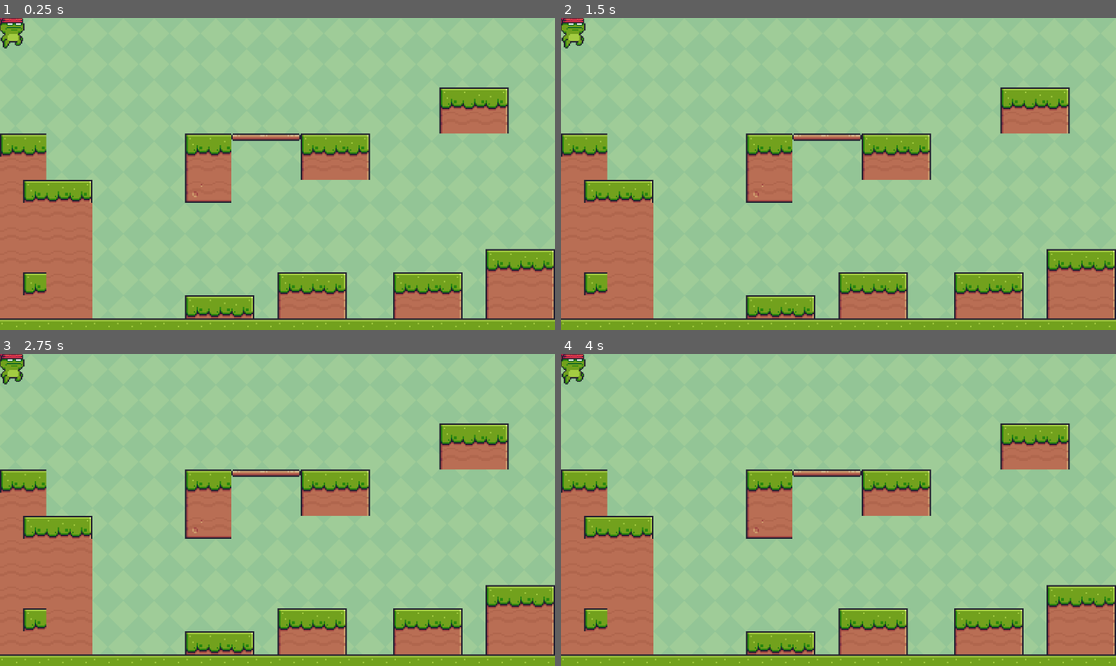
Above: before the commit, frames 1-4 (two rows, left to right).
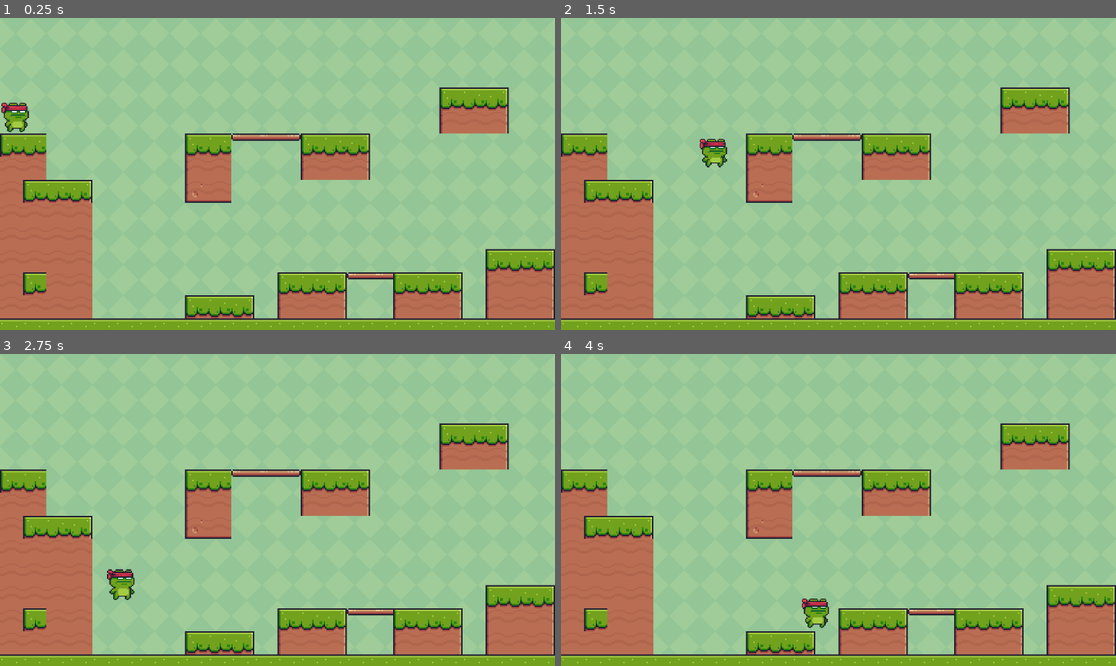
Above: after the commit, the same moments.

Repository: aatansen/2D-Game-Using-Godot-4-Game-Engine
Game: Godot game, scene res://main.tscn
Same seed, same stepped clock (60 frames per second), same inputs: the game is played once before the commit and once after it. Before the commit the project has no main scene; this scene is started directly in both runs.
Inputs:
- Up to frame 1 (0.25 s): no input
- Up to frame 2 (1.5 s): tap Enter (ui_accept) at 0.5, 0.6, 0.77, 1.07, 1.35 s; hold Right (ui_right) from 0.53 s (still down)
- Up to frame 3 (2.75 s): tap Enter (ui_accept) at 1.52, 1.82, 2.1 s; release Right (ui_right) at 2.03 s; hold Left (ui_left) from 2.03 s (still down)
- Up to frame 4 (4 s): release Left (ui_left) at 2.78 s; hold Right (ui_right) from 2.78 s (still down); tap Enter (ui_accept) at 2.85, 3.02, 3.32, 3.6, 3.77 s

The runs differ from the first frame. In frame 1, 0.9% of the frame differs, in the area x 0-71%, y 0-84%; in frame 2, 0.9%; in frame 3, 0.9%; in frame 4, 0.9%.

Commit message:
Character Movement, Collision, Animation added

Diff:
--- a/main.tscn
+++ b/main.tscn
@@ -1,8 +1,8 @@
-[gd_scene load_steps=7 format=4 uid="uid://cl5jn6l5j3sm7"]
+[gd_scene load_steps=6 format=4 uid="uid://cl5jn6l5j3sm7"]
 
 [ext_resource type="Texture2D" uid="uid://cic5wq368pxth" path="res://Green.png" id="1_fvlc5"]
 [ext_resource type="Texture2D" uid="uid://bo5g4mdth4r4n" path="res://Terrain (16x16).png" id="2_4lyny"]
-[ext_resource type="Texture2D" uid="uid://dfphvc0iugly2" path="res://Jump (32x32).png" id="3_q4jl5"]
+[ext_resource type="PackedScene" uid="uid://cyj6xh3uonqyg" path="res://scenes/main_character.tscn" id="3_8gmof"]
 
 [sub_resource type="TileSetAtlasSource" id="TileSetAtlasSource_yik4t"]
 texture = ExtResource("2_4lyny")
@@ -12,10 +12,15 @@
 3:0/0 = 0
 4:0/0 = 0
 6:0/0 = 0
+6:0/0/physics_layer_0/polygon_0/points = PackedVector2Array(-8, -8, 8, -8, 8, 8, -8, 8)
 7:0/0 = 0
+7:0/0/physics_layer_0/polygon_0/points = PackedVector2Array(-8, -8, 8, -8, 8, 8, -8, 8)
 8:0/0 = 0
+8:0/0/physics_layer_0/polygon_0/points = PackedVector2Array(-8, -8, 8, -8, 8, 8, -8, 8)
 9:0/0 = 0
+9:0/0/physics_layer_0/polygon_0/points = PackedVector2Array(-8, -8, 8, -8, 8, 8, -8, 8)
 10:0/0 = 0
+10:0/0/physics_layer_0/polygon_0/points = PackedVector2Array(-8, -8, 8, -8, 8, 8, -8, 8)
 12:0/0 = 0
 13:0/0 = 0
 14:0/0 = 0
@@ -29,23 +34,34 @@
 3:1/0 = 0
 4:1/0 = 0
 6:1/0 = 0
+6:1/0/physics_layer_0/polygon_0/points = PackedVector2Array(-8, -8, 8, -8, 8, 8, -8, 8)
 7:1/0 = 0
+7:1/0/physics_layer_0/polygon_0/points = PackedVector2Array(-8, -8, 8, -8, 8, 8, -8, 8)
 8:1/0 = 0
+8:1/0/physics_layer_0/polygon_0/points = PackedVector2Array(-8, -8, 8, -8, 8, 8, -8, 8)
 9:1/0 = 0
+9:1/0/physics_layer_0/polygon_0/points = PackedVector2Array(-8, -8, 8, -8, 8, 8, -8, 8)
 10:1/0 = 0
+10:1/0/physics_layer_0/polygon_0/points = PackedVector2Array(-8, -8, 8, -8, 8, 8, -8, 8)
 12:1/0 = 0
 13:1/0 = 0
 14:1/0 = 0
 15:1/0 = 0
 17:1/0 = 0
+17:1/0/physics_layer_0/polygon_0/points = PackedVector2Array(-8, -8, 8, -8, 8, 8, -8, 8)
 18:1/0 = 0
+18:1/0/physics_layer_0/polygon_0/points = PackedVector2Array(-8, -8, 8, -8, 8, 8, -8, 8)
 19:1/0 = 0
+19:1/0/physics_layer_0/polygon_0/points = PackedVector2Array(-8, -8, 8, -8, 8, 8, -8, 8)
 0:2/0 = 0
 1:2/0 = 0
 2:2/0 = 0
 6:2/0 = 0
+6:2/0/physics_layer_0/polygon_0/points = PackedVector2Array(-8, -8, 8, -8, 8, 8, -8, 8)
 7:2/0 = 0
+7:2/0/physics_layer_0/polygon_0/points = PackedVector2Array(-8, -8, 8, -8, 8, 8, -8, 8)
 8:2/0 = 0
+8:2/0/physics_layer_0/polygon_0/points = PackedVector2Array(-8, -8, 8, -8, 8, 8, -8, 8)
 13:2/0 = 0
 14:2/0 = 0
 15:2/0 = 0
@@ -152,10 +168,8 @@
 20:10/0 = 0
 
 [sub_resource type="TileSet" id="TileSet_vm2yk"]
+physics_layer_0/collision_layer = 1
 sources/1 = SubResource("TileSetAtlasSource_yik4t")
-
-[sub_resource type="RectangleShape2D" id="RectangleShape2D_s2b3l"]
-size = Vector2(57, 69)
 
 [node name="Node" type="Node"]
 
@@ -172,17 +186,8 @@
 [node name="TileMapLayer" type="TileMapLayer" parent="."]
 texture_filter = 1
 scale = Vector2(3, 3)
-tile_map_data = PackedByteArray("AAAAAA0AAQAHAAAAAAABAAsAAQA …(2352 unchanged characters)… GAAEAAAAYAAsAAQAGAAEAAAAYAAwAAQAGAAEAAAA=")
+tile_map_data = PackedByteArray("AAAAAA0AAQAHAAAAAAABAAsAAQA …(2352 unchanged characters)… GAAEAAAAYAAsAAQAGAAEAAAAYAAwAAQAGAAEAAAAPAAsAAQARAAEAAAAQAAsAAQASAAEAAAA=")
 tile_set = SubResource("TileSet_vm2yk")
 
-[node name="CharacterBody2D" type="CharacterBody2D" parent="."]
-
-[node name="Sprite2D" type="Sprite2D" parent="CharacterBody2D"]
-texture_filter = 1
-position = Vector2(23.5, 23.5)
-scale = Vector2(2.46875, 2.46875)
-texture = ExtResource("3_q4jl5")
-
-[node name="CollisionShape2D" type="CollisionShape2D" parent="CharacterBody2D"]
-position = Vector2(22.5, 28.5)
-shape = SubResource("RectangleShape2D_s2b3l")
+[node name="CharacterBody2D" parent="." instance=ExtResource("3_8gmof")]
+position = Vector2(9, 179)
--- a/project.godot
+++ b/project.godot
@@ -11,6 +11,7 @@
 [application]
 
 config/name="First 2D Game"
+run/main_scene="res://main.tscn"
 config/features=PackedStringArray("4.3", "Mobile")
 config/icon="res://icon.svg"
 
--- /dev/null
+++ b/scenes/main_character.gd
@@ -0,0 +1,25 @@
+extends CharacterBody2D
+
+
+const SPEED = 300.0
+const JUMP_VELOCITY = -400.0
+
+
+func _physics_process(delta: float) -> void:
+	# Add the gravity.
+	if not is_on_floor():
+		velocity += get_gravity() * delta
+
+	# Handle jump.
+	if Input.is_action_just_pressed("ui_accept") and is_on_floor():
+		velocity.y = JUMP_VELOCITY
+
+	# Get the input direction and handle the movement/deceleration.
+	# As good practice, you should replace UI actions with custom gameplay actions.
+	var direction := Input.get_axis("ui_left", "ui_right")
+	if direction:
+		velocity.x = direction * SPEED
+	else:
+		velocity.x = move_toward(velocity.x, 0, SPEED)
+
+	move_and_slide()
--- a/scenes/main_character.tscn
+++ b/scenes/main_character.tscn
@@ -1,18 +1,206 @@
-[gd_scene load_steps=3 format=3 uid="uid://cyj6xh3uonqyg"]
+[gd_scene load_steps=30 format=3 uid="uid://cyj6xh3uonqyg"]
 
 [ext_resource type="Texture2D" uid="uid://dfphvc0iugly2" path="res://Jump (32x32).png" id="1_2sixm"]
+[ext_resource type="Script" path="res://scenes/main_character.gd" id="1_f6e3j"]
+[ext_resource type="Texture2D" uid="uid://d3byet8nrsur2" path="res://Idle (32x32).png" id="2_dfxtg"]
+[ext_resource type="Texture2D" uid="uid://byi7quyt52ctm" path="res://Run (32x32).png" id="4_gex1e"]
+
+[sub_resource type="AtlasTexture" id="AtlasTexture_5xhgg"]
+atlas = ExtResource("2_dfxtg")
+region = Rect2(0, 0, 32, 32)
+
+[sub_resource type="AtlasTexture" id="AtlasTexture_qeekk"]
+atlas = ExtResource("2_dfxtg")
+region = Rect2(32, 0, 32, 32)
+
+[sub_resource type="AtlasTexture" id="AtlasTexture_r42xo"]
+atlas = ExtResource("2_dfxtg")
+region = Rect2(64, 0, 32, 32)
+
+[sub_resource type="AtlasTexture" id="AtlasTexture_nrbwj"]
+atlas = ExtResource("2_dfxtg")
+region = Rect2(96, 0, 32, 32)
+
+[sub_resource type="AtlasTexture" id="AtlasTexture_v7cup"]
+atlas = ExtResource("2_dfxtg")
+region = Rect2(128, 0, 32, 32)
+
+[sub_resource type="AtlasTexture" id="AtlasTexture_x2kr4"]
+atlas = ExtResource("2_dfxtg")
+region = Rect2(160, 0, 32, 32)
+
+[sub_resource type="AtlasTexture" id="AtlasTexture_7qb75"]
+atlas = ExtResource("2_dfxtg")
+region = Rect2(192, 0, 32, 32)
+
+[sub_resource type="AtlasTexture" id="AtlasTexture_c4u6p"]
+atlas = ExtResource("2_dfxtg")
+region = Rect2(224, 0, 32, 32)
+
+[sub_resource type="AtlasTexture" id="AtlasTexture_4q27v"]
+atlas = ExtResource("2_dfxtg")
+region = Rect2(256, 0, 32, 32)
+
+[sub_resource type="AtlasTexture" id="AtlasTexture_ghp2h"]
+atlas = ExtResource("2_dfxtg")
+region = Rect2(288, 0, 32, 32)
+
+[sub_resource type="AtlasTexture" id="AtlasTexture_2hmcm"]
+atlas = ExtResource("2_dfxtg")
+region = Rect2(320, 0, 32, 32)
+
+[sub_resource type="AtlasTexture" id="AtlasTexture_gfe45"]
+atlas = ExtResource("4_gex1e")
+region = Rect2(0, 0, 32, 32)
+
+[sub_resource type="AtlasTexture" id="AtlasTexture_g8txm"]
+atlas = ExtResource("4_gex1e")
+region = Rect2(32, 0, 32, 32)
+
+[sub_resource type="AtlasTexture" id="AtlasTexture_iqrci"]
+atlas = ExtResource("4_gex1e")
+region = Rect2(64, 0, 32, 32)
+
+[sub_resource type="AtlasTexture" id="AtlasTexture_e70fs"]
+atlas = ExtResource("4_gex1e")
+region = Rect2(96, 0, 32, 32)
+
+[sub_resource type="AtlasTexture" id="AtlasTexture_7ifx3"]
+atlas = ExtResource("4_gex1e")
+region = Rect2(128, 0, 32, 32)
+
+[sub_resource type="AtlasTexture" id="AtlasTexture_1pjpb"]
+atlas = ExtResource("4_gex1e")
+region = Rect2(160, 0, 32, 32)
+
+[sub_resource type="AtlasTexture" id="AtlasTexture_gdfth"]
+atlas = ExtResource("4_gex1e")
+region = Rect2(192, 0, 32, 32)
+
+[sub_resource type="AtlasTexture" id="AtlasTexture_0f2wm"]
+atlas = ExtResource("4_gex1e")
+region = Rect2(224, 0, 32, 32)
+
+[sub_resource type="AtlasTexture" id="AtlasTexture_7w2js"]
+atlas = ExtResource("4_gex1e")
+region = Rect2(256, 0, 32, 32)
+
+[sub_resource type="AtlasTexture" id="AtlasTexture_wv4ls"]
+atlas = ExtResource("4_gex1e")
+region = Rect2(288, 0, 32, 32)
+
+[sub_resource type="AtlasTexture" id="AtlasTexture_m8alo"]
+atlas = ExtResource("4_gex1e")
+region = Rect2(320, 0, 32, 32)
+
+[sub_resource type="AtlasTexture" id="AtlasTexture_c7yyy"]
+atlas = ExtResource("4_gex1e")
+region = Rect2(352, 0, 32, 32)
+
+[sub_resource type="SpriteFrames" id="SpriteFrames_i088h"]
+animations = [{
+"frames": [{
+"duration": 1.0,
+"texture": SubResource("AtlasTexture_5xhgg")
+}, {
+"duration": 1.0,
+"texture": SubResource("AtlasTexture_qeekk")
+}, {
+"duration": 1.0,
+"texture": SubResource("AtlasTexture_r42xo")
+}, {
+"duration": 1.0,
+"texture": SubResource("AtlasTexture_nrbwj")
+}, {
+"duration": 1.0,
+"texture": SubResource("AtlasTexture_v7cup")
+}, {
+"duration": 1.0,
+"texture": SubResource("AtlasTexture_x2kr4")
+}, {
+"duration": 1.0,
+"texture": SubResource("AtlasTexture_7qb75")
+}, {
+"duration": 1.0,
+"texture": SubResource("AtlasTexture_c4u6p")
+}, {
+"duration": 1.0,
+"texture": SubResource("AtlasTexture_4q27v")
+}, {
+"duration": 1.0,
+"texture": SubResource("AtlasTexture_ghp2h")
+}, {
+"duration": 1.0,
+"texture": SubResource("AtlasTexture_2hmcm")
+}],
+"loop": true,
+"name": &"default_idle",
+"speed": 15.0
+}, {
+"frames": [{
+"duration": 1.0,
+"texture": ExtResource("1_2sixm")
+}],
+"loop": true,
+"name": &"jumping",
+"speed": 5.0
+}, {
+"frames": [{
+"duration": 1.0,
+"texture": SubResource("AtlasTexture_gfe45")
+}, {
+"duration": 1.0,
+"texture": SubResource("AtlasTexture_g8txm")
+}, {
+"duration": 1.0,
+"texture": SubResource("AtlasTexture_iqrci")
+}, {
+"duration": 1.0,
+"texture": SubResource("AtlasTexture_e70fs")
+}, {
+"duration": 1.0,
+"texture": SubResource("AtlasTexture_7ifx3")
+}, {
+"duration": 1.0,
+"texture": SubResource("AtlasTexture_1pjpb")
+}, {
+"duration": 1.0,
+"texture": SubResource("AtlasTexture_gdfth")
+}, {
+"duration": 1.0,
+"texture": SubResource("AtlasTexture_0f2wm")
+}, {
+"duration": 1.0,
+"texture": SubResource("AtlasTexture_7w2js")
+}, {
+"duration": 1.0,
+"texture": SubResource("AtlasTexture_wv4ls")
+}, {
+"duration": 1.0,
+"texture": SubResource("AtlasTexture_m8alo")
+}, {
+"duration": 1.0,
+"texture": SubResource("AtlasTexture_c7yyy")
+}],
+"loop": true,
+"name": &"running",
+"speed": 15.0
+}]
 
 [sub_resource type="CapsuleShape2D" id="CapsuleShape2D_ysbhu"]
 radius = 28.5
 height = 75.0
 
 [node name="CharacterBody2D" type="CharacterBody2D"]
-
-[node name="Sprite2D" type="Sprite2D" parent="."]
+script = ExtResource("1_f6e3j")
+
+[node name="AnimatedSprite2D" type="AnimatedSprite2D" parent="."]
 texture_filter = 1
 position = Vector2(23.5, 23.5)
 scale = Vector2(2.46875, 2.46875)
-texture = ExtResource("1_2sixm")
+sprite_frames = SubResource("SpriteFrames_i088h")
+animation = &"default_idle"
+autoplay = "default_idle"
 
 [node name="CollisionShape2D" type="CollisionShape2D" parent="."]
 position = Vector2(22, 28)
Binary file added: Idle (32x32).png
Not shown, added: Idle (32x32).png.import
Binary file added: Run (32x32).png
Not shown, added: Run (32x32).png.import
Not shown, changed: README.md
